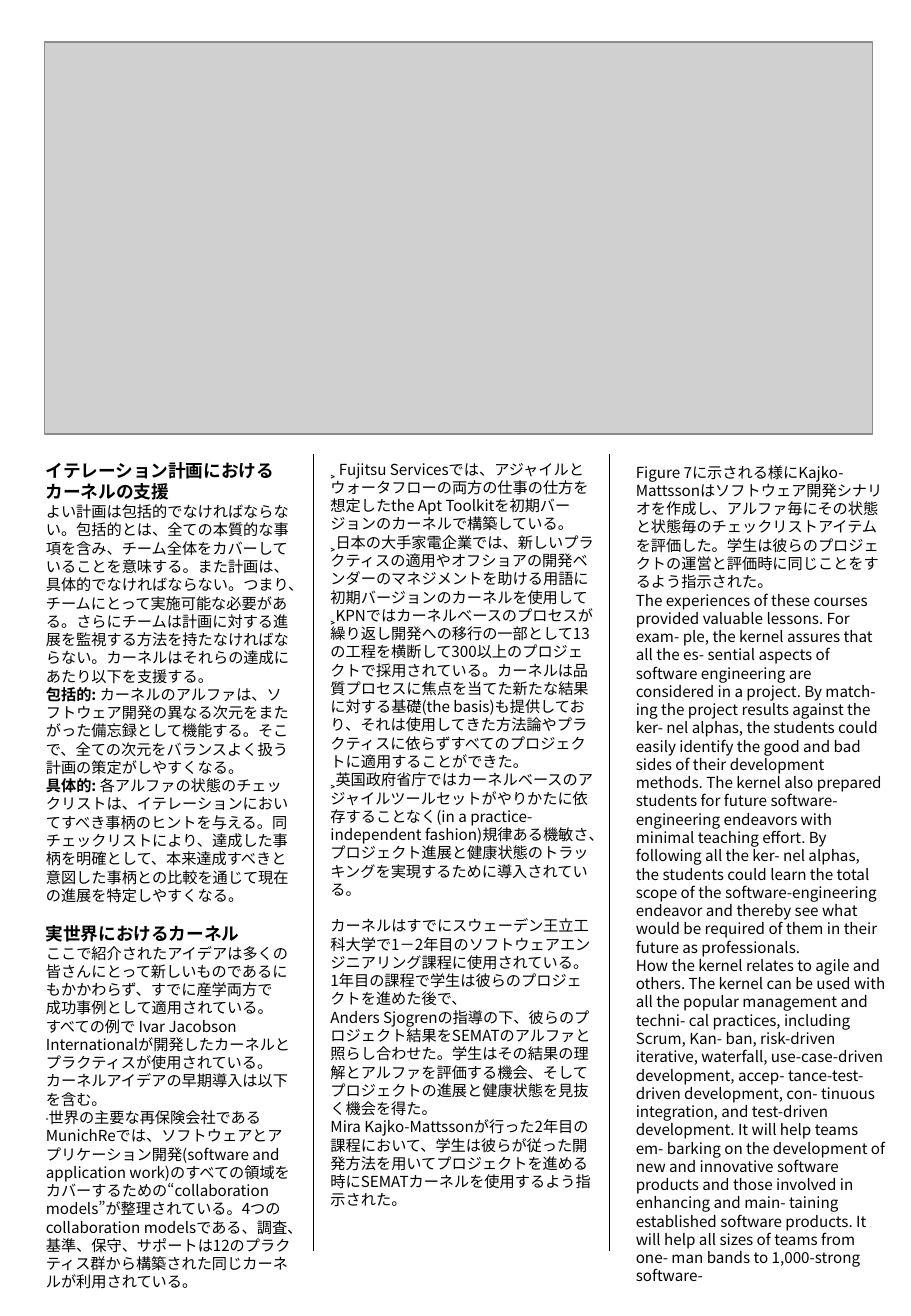
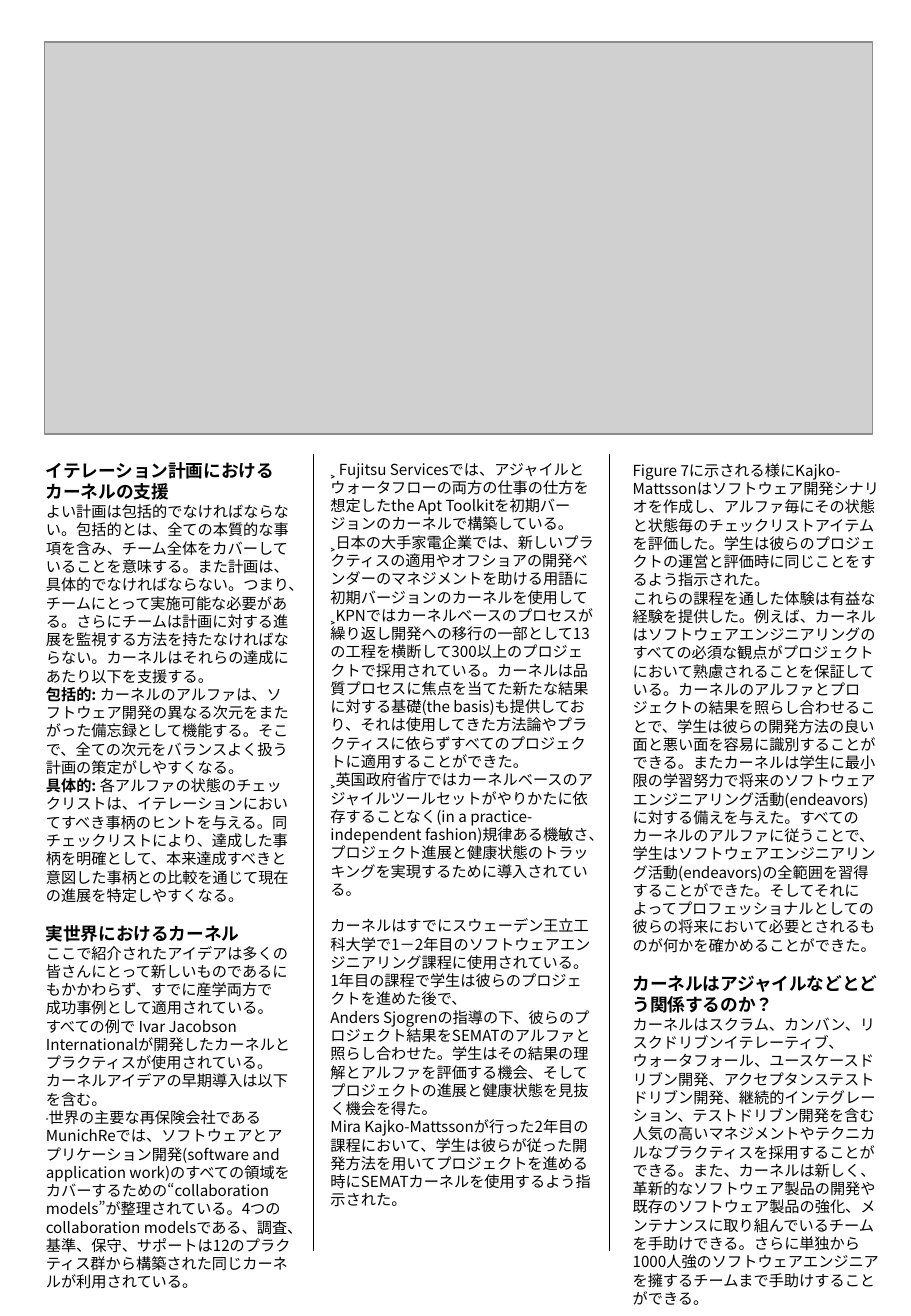
Before and after one commit to kawaguti/semat-j, a slide deck: slide 7 of p42-jacobson_ja/p42-jacobson_ja.pptx. Drawn at 911x1316 pixels with LibreOffice and Linux fonts; fonts in the diff are those of the drawing; grey boxes stand for pictures. Boxes give left, top, right and bottom in pixels: in the first picture for what was removed or moved away, otherwise in the second. Text is boxed around its words. In the diff, an @@ line names an element or a change of style, - is before the commit and + after.

```diff
--- a/p42-jacobson_ja/p42-jacobson_ja.pptx
+++ b/p42-jacobson_ja/p42-jacobson_ja.pptx
@@ text at box(633, 591, 878, 1305): text changed @@
-The experiences of these courses provided valuable lessons. For exam- ple, the kernel assures that all the es- sential aspects of software engineering are considered in a project. By match- ing the project results against the ker- nel alphas, the students could easily identify the good and bad sides of their development methods. The kernel also prepared students for future software- engineering endeavors with minimal teaching effort. By following all the ker- nel alphas, the students could learn the total scope of the software-engineering endeavor and thereby see what would be required of them in their future as professionals.
-How the kernel relates to agile and others. The kernel can be used with all the popular management and techni- cal practices, including Scrum, Kan- ban, risk-driven iterative, waterfall, use-case-driven development, accep- tance-test-driven development, con- tinuous integration, and test-driven development. It will help teams em- barking on the development of new and innovative software products and those involved in enhancing and main- taining established software products. It will help all sizes of teams from one- man bands to 1,000-strong software-
+これらの課程を通した体験は有益な経験を提供した。例えば、カーネルはソフトウェアエンジニアリングの
+すべての必須な観点がプロジェクトにおいて熟慮されることを保証している。カーネルのアルファとプロジェクトの結果を照らし合わせることで、学生は彼らの開発方法の良い面と悪い面を容易に識別することができる。またカーネルは学生に最小限の学習努力で将来のソフトウェアエンジニアリング活動(endeavors)に対する備えを与えた。すべてのカーネルのアルファに従うことで、
+学生はソフトウェアエンジニアリング活動(endeavors)の全範囲を習得することができた。そしてそれによってプロフェッショナルとしての
+彼らの将来において必要とされるものが何かを確かめることができた。
+カーネルはアジャイルなどとどう関係するのか？
+カーネルはスクラム、カンバン、リスクドリブンイテレーティブ、ウォータフォール、ユースケースドリブン開発、アクセプタンステストドリブン開発、継続的インテグレーション、テストドリブン開発を含む
+人気の高いマネジメントやテクニカルなプラクティスを採用することができる。また、カーネルは新しく、革新的なソフトウェア製品の開発や
+既存のソフトウェア製品の強化、メンテナンスに取り組んでいるチームを手助けできる。さらに単独から1000人強のソフトウェアエンジニアを擁するチームまで手助けすることができる。
```
Also in this commit, not shown: 2 other slides changed.
